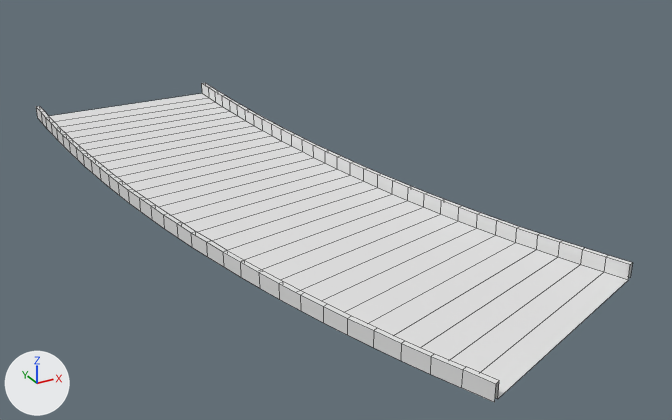
The Blender file Assets/Models/TrackSectionModels/22.5 Bend.blend: old version first, new version second.
Rendered twice from a 50 mm camera at (-27.0, -97.0, 30.4) aimed at (6.9, -35.3, -0.4). Arrows for +X, +Y and +Z are at lower left; the lights stay in place. Mesh edges are drawn as thin lines.

Names of what the first picture shows: 'Track'.
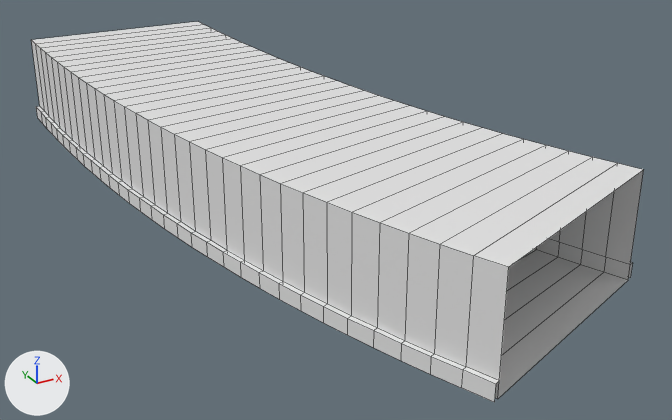
Location of each change, [x1, y1, x2, y2] in pixels of the pictures (672 x 420 px):
'Walls', added
    after: [31, 22, 644, 380]
'Track', unchanged, covered by the edit
    before: [36, 83, 632, 402]
    after: [36, 106, 632, 402]

The change, as a diff of the scene's bpy script:
```diff
--- a/Assets/Models/TrackSectionModels/22.5 Bend.blend.py
+++ b/Assets/Models/TrackSectionModels/22.5 Bend.blend.py
@@ me_plane_000 @@
+me_plane_000.from_pydata(...)  # 128 vertices, 93 faces; spans x -9.0..9.0, y 1.0..61.0, z 1.2..8.2
+me_plane_000.polygons.foreach_set('use_smooth', [True] * 93)
@@ ob_walls @@
+ob_walls = bpy.data.objects.new('Walls', me_plane_000)
+ob_walls.location = (0.0, 0.0, 0.0)
+ob_walls.rotation_euler = (0.0, 0.0, 3.142)  # degrees (0, 0, 180)
+_m = ob_walls.modifiers.new('Curve', 'CURVE')
+_m.object = ob_curve
+_m.deform_axis = 'POS_Y'
```
